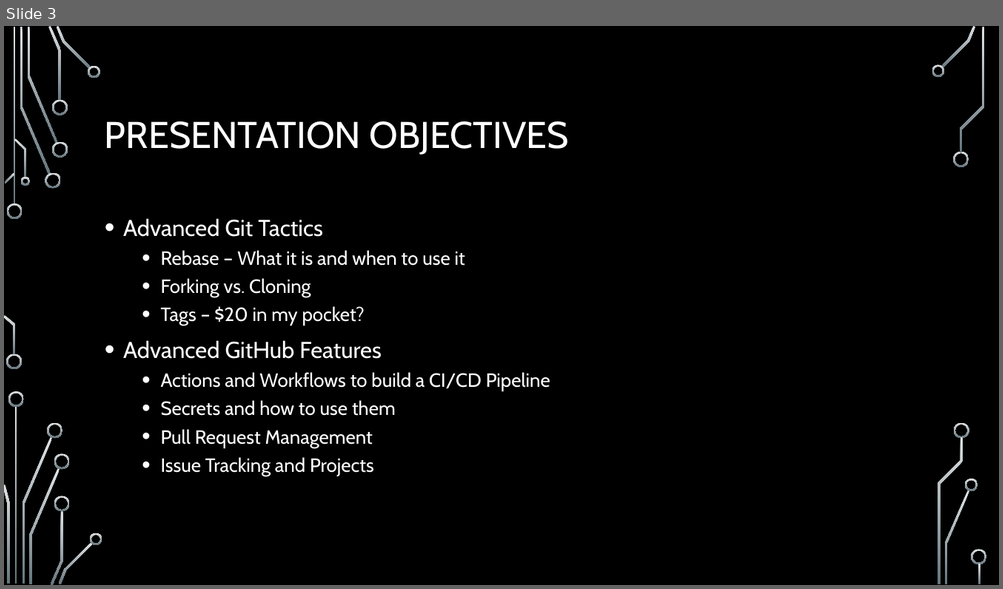
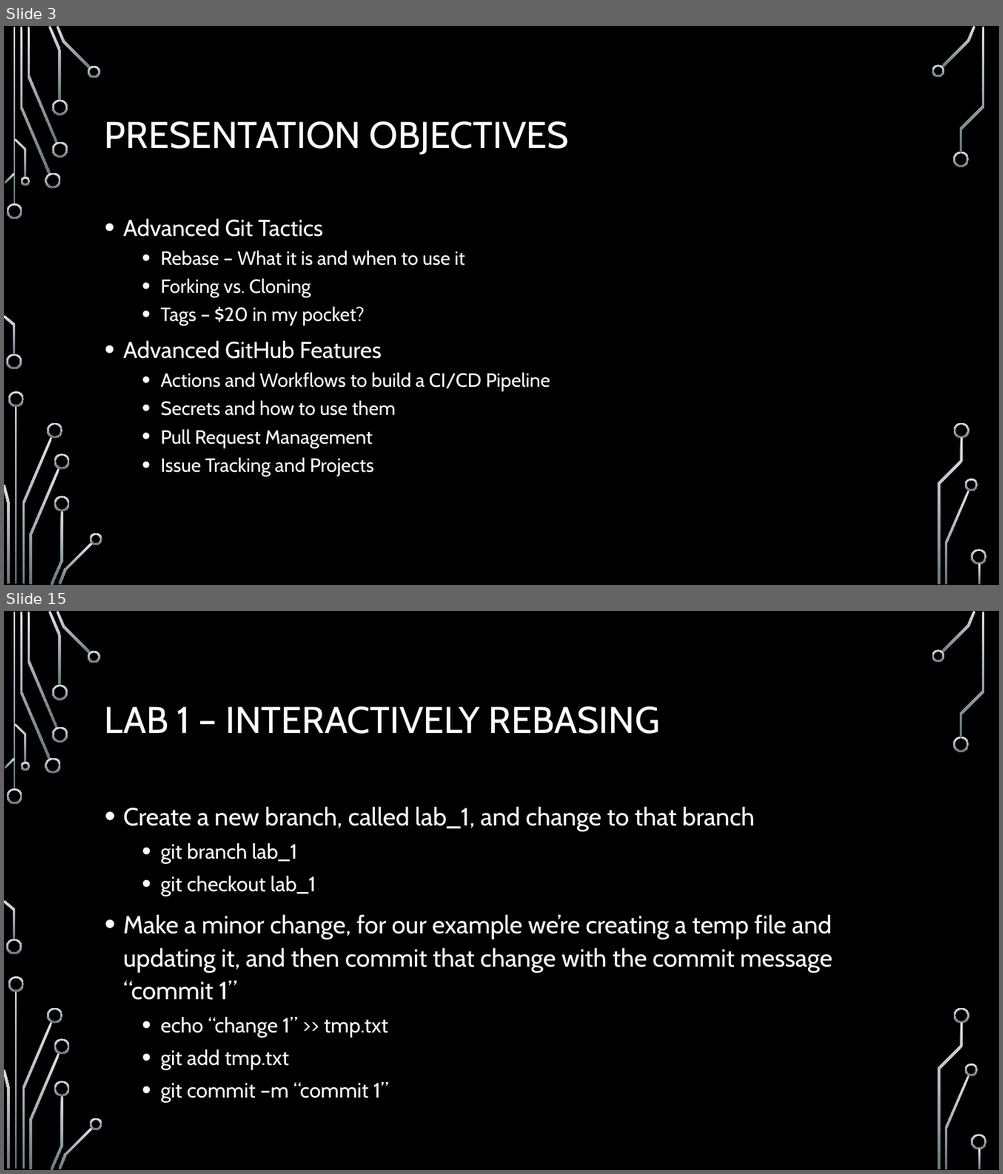
Before and after one commit to onideus/github-101-website, a slide deck: resources/Advanced github topics.pptx. Shown one above the other, each under a label of ours: slide 3 before the commit, slides 3 and 15 after it; the slides between them are not shown. The pictures are 1003x589 and 1003x1174 pixels, drawn with LibreOffice and Linux fonts; fonts in the diff are those of the drawing; background and template pictures are left out. Boxes give left, top, right and bottom in pixels: in the first picture for what was removed or moved away, otherwise in the second. Text is boxed around its words. In the diff, an @@ line names an element or a change of style, - is before the commit and + after.

```diff
--- a/resources/Advanced github topics.pptx
+++ b/resources/Advanced github topics.pptx
@@ slide 15 added at box(4, 611, 999, 1170), background picture (left out); not listed: 36 template elements that a slide beside it also shows @@
@@ title added at box(105, 706, 660, 734), 36 pt, text #FFFFFF @@
+LAB 1 – INTERACTIVELY REBASING
@@ text added at box(123, 806, 832, 1070), 24 pt, text #FFFFFF @@
+• Create a new branch, called lab_1, and change to that branch
+  • git branch lab_1
+  • git checkout lab_1
+• Make a minor change, for our example we’re creating a temp file and updating it, and then commit that change with the commit message “commit 1”
+  • echo “change 1” >> tmp.txt
+  • git add tmp.txt
+  • git commit –m “commit 1”
```
Also in this commit, not shown: 3 slides changed, 11 other slides added, 15 slides removed, 2 other files.
